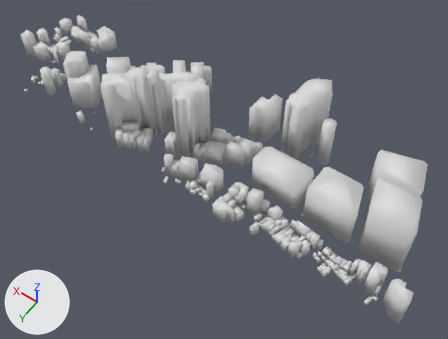
A saved change to the FBX model MRTK3_MetaQuest2/Assets/CityModels/52350339_bldg_6697_op.fbx.
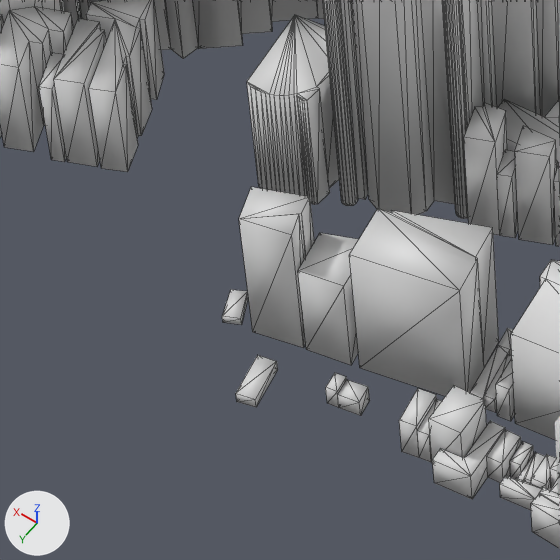
The first picture shows the older version from a camera (50 mm lens) standing at (-0.04, 10.12, 11.29) and looking at (5.03, 3.03, 0.14). The close-ups show both versions on the part from 29% to 46% of the width and 38% to 60% of the height of that picture; other places that the commit changed are outside them. Arrows for +X, +Y and +Z are at lower left; the lights stay in place. The close-ups show mesh edges as thin lines. Where no turn or scale is listed for an object, it has been applied to the vertices.

Names of what the first close-up shows: 'BLD_1fbd3327-7f3b-42e3-bd24-60f617208162.001', 'BLD_545b152b-4f56-41e6-bf54-e21d97708e9c.001', 'BLD_71c452b5-2229-4156-ab27-35dc813aa03b.001', 'BLD_79363be9-9c5d-46f0-adcd-5be421e8c1ef.001', 'BLD_7c9d2b36-46f7-485e-86ea-c8d3f150dddb.001', 'BLD_b82f713a-02cc-482d-b0fc-f73300d41727.001', 'BLD_bf6d56a4-0eda-47ea-a663-f19177f63b1a.001', 'BLD_bfbd395d-145d-469b-9e96-3803bf50b57e.001', 'BLD_c0fcb54b-d47c-49e0-a463-8d2f71d19255.001', 'BLD_d127a890-3c68-4b94-8adf-876a5e3bd656.001', 'BLD_e99a6e5a-2ff0-4a35-9951-3499d6ec5330.001', 'BLD_f18d6042-4520-4ec6-a379-bf1ae5f3ec35.001'.
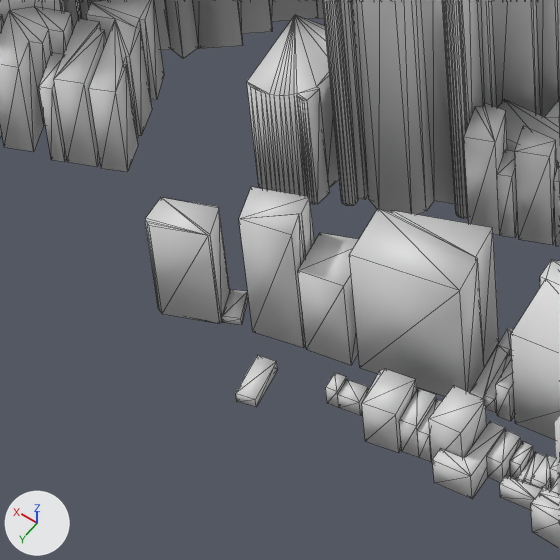
The newer file is also turned or shifted as a whole; pictures and numbers use the older file's frame.

What changed in the scene script:
```text
Add me_mesh_463_1:
    me_mesh_463_1.from_pydata([(5.028, 3.936, 0.006), (5.058, 3.808, 0.006), (5.049, 3.792, 0.006), (4.95, 3.771, 0.006), (4.918, 3.911, 0.006), (4.918, 3.911, 0.198), (5.028, 3.936, 0.198), (4.95, 3.771, 0.198), (5.049, 3.792, 0.198), (5.058, 3.808, 0.198)], [], [(0, 1, 2), (0, 2, 3), (0, 3, 4), (0, 4, 5), (0, 5, 6), (4, 3, 7), (4, 7, 5), (3, 2, 8), (3, 8, 7), (2, 1, 9), (2, 9, 8), (1, 0, 6), (1, 6, 9), (6, 5, 7), (6, 7, 8), (6, 8, 9)])
    me_mesh_463_1.polygons.foreach_set('use_smooth', [True] * 16)
    me_mesh_463_1.materials.append(mat_default_material)  # light grey #dddddd
Add me_mesh_414_1:
    me_mesh_414_1.from_pydata(...)  # 18 vertices, 32 faces; spans x 5.668..5.883, y 3.737..3.916, z 0.007..0.44
    me_mesh_414_1.polygons.foreach_set('use_smooth', [True] * 32)
    me_mesh_414_1.materials.append(mat_default_material)  # light grey #dddddd
Add ob_bld_121fca67_eb3c_43e4_bc38_f3576a6e2409_001:
    ob_bld_121fca67_eb3c_43e4_bc38_f3576a6e2409_001 = bpy.data.objects.new('BLD_121fca67-eb3c-43e4-bc38-f3576a6e2409.001', me_mesh_463_1)
    ob_bld_121fca67_eb3c_43e4_bc38_f3576a6e2409_001.location = (0.555, 0.0, 0.005)
Add ob_bld_84256457_f569_4315_9d15_6116f782dfe2_001:
    ob_bld_84256457_f569_4315_9d15_6116f782dfe2_001 = bpy.data.objects.new('BLD_84256457-f569-4315-9d15-6116f782dfe2.001', me_mesh_414_1)
    ob_bld_84256457_f569_4315_9d15_6116f782dfe2_001.location = (0.555, 0.0, 0.005)
```

Boxes (x1, y1, x2, y2) around the edits, measured in the close-ups (560 x 560 px):
'BLD_84256457-f569-4315-9d15-6116f782dfe2.001', added: after (145, 198, 230, 324)
'BLD_121fca67-eb3c-43e4-bc38-f3576a6e2409.001', added: after (362, 369, 417, 453)
